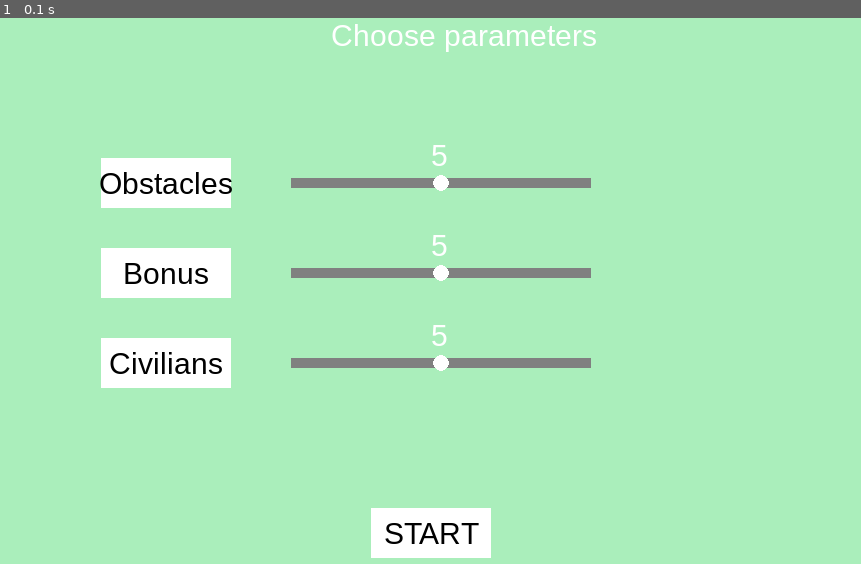
Above: before the commit, frame 1.
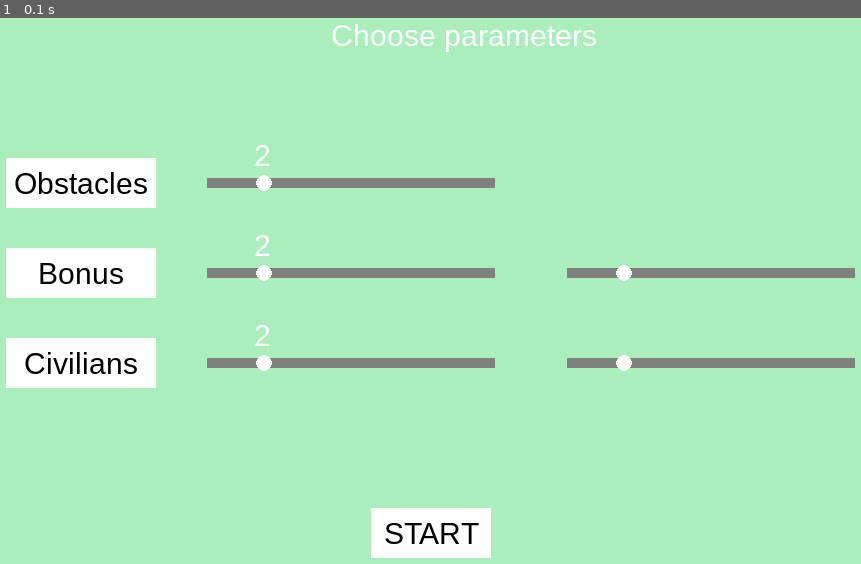
Above: after the commit, the same moment.

Repository: slowdivesun/war-game
Game: pygame game, started from war_game.py
Same seed, same stepped clock (60 frames per second), same inputs: the game is played once before the commit and once after it.
Inputs:
- Up to frame 1 (0.1 s): no input

The runs differ from the first frame. In frame 1, 8.1% of the frame differs, in the area x 0-100%, y 23-68%.

Commit message:
fixed sliders

Diff:
--- a/civilian.py
+++ b/civilian.py
@@ -12,6 +12,7 @@
         screen = pygame.display.get_surface()
         self.area = screen.get_rect()
         self.rect.topleft = x, y
+        self.incident = False  # Sodlier is near this civilian
 
     def rescued(self):
         self.kill()
--- a/sliders.py
+++ b/sliders.py
@@ -1,16 +1,17 @@
 import pygame
 
 disp_width = 900
+disp_height = 600
 
 
 class CivilianSlider:
-    slider_width = 300
+    slider_width = (2 * disp_width / 5) * (4 / 5)
     slider_height = 10
-    slider_x = (disp_width / 2) - (slider_width / 2)
+    slider_x = (disp_width / 5) + (1 * disp_width / 5) - (slider_width / 2)
     slider_y = 350
     slider_min = 0
     slider_max = 10
-    slider_value = 5
+    slider_value = 2
     slider_rect = pygame.Rect(slider_x, slider_y, slider_width, slider_height)
     slider_knob_radius = 8
     slider_knob_x = slider_x + int(
@@ -36,13 +37,13 @@
 
 
 class EnemySlider:
-    slider_width = 300
+    slider_width = (2 * disp_width / 5) * (4 / 5)
     slider_height = 10
-    slider_x = (disp_width / 2) - (slider_width / 2)
+    slider_x = (disp_width / 5) + (1 * disp_width / 5) - (slider_width / 2)
     slider_y = 170
     slider_min = 0
     slider_max = 10
-    slider_value = 5
+    slider_value = 2
     slider_rect = pygame.Rect(slider_x, slider_y, slider_width, slider_height)
     slider_knob_radius = 8
     slider_knob_x = slider_x + int(
@@ -68,13 +69,13 @@
 
 
 class BonusSlider:
-    slider_width = 300
+    slider_width = (2 * disp_width / 5) * (4 / 5)
     slider_height = 10
-    slider_x = (disp_width / 2) - (slider_width / 2)
+    slider_x = (disp_width / 5) + (1 * disp_width / 5) - (slider_width / 2)
     slider_y = 260
     slider_min = 0
     slider_max = 10
-    slider_value = 5
+    slider_value = 2
     slider_rect = pygame.Rect(slider_x, slider_y, slider_width, slider_height)
     slider_knob_radius = 8
     slider_knob_x = slider_x + int(
@@ -97,3 +98,67 @@
         )
 
         return slider_value
+
+
+class BonusTargetSlider:
+    slider_width = (2 * disp_width / 5) * (4 / 5)
+    slider_height = 10
+    slider_x = (3 * disp_width / 5) + (1 * disp_width / 5) - (slider_width / 2)
+    slider_y = 260
+    slider_min = 0
+    slider_max = 10
+    slider_value = 2
+    slider_rect = pygame.Rect(slider_x, slider_y, slider_width, slider_height)
+    slider_knob_radius = 8
+    slider_knob_x = slider_x + int(
+        (slider_value - slider_min) / (slider_max - slider_min) * slider_width
+    )
+    slider_knob_y = slider_y + int(slider_height / 2)
+
+    def __init__(self):
+        pass
+
+    def find_value(self, event):
+        self.slider_knob_x = min(
+            max(event.pos[0], self.slider_x), self.slider_x + self.slider_width
+        )
+        slider_value = round(
+            self.slider_min
+            + (self.slider_max - self.slider_min)
+            * (self.slider_knob_x - self.slider_x)
+            / self.slider_width
+        )
+
+        return slider_value
+
+
+class CivilianTargetSlider:
+    slider_width = (2 * disp_width / 5) * (4 / 5)
+    slider_height = 10
+    slider_x = (3 * disp_width / 5) + (1 * disp_width / 5) - (slider_width / 2)
+    slider_y = 350
+    slider_min = 0
+    slider_max = 10
+    slider_value = 2
+    slider_rect = pygame.Rect(slider_x, slider_y, slider_width, slider_height)
+    slider_knob_radius = 8
+    slider_knob_x = slider_x + int(
+        (slider_value - slider_min) / (slider_max - slider_min) * slider_width
+    )
+    slider_knob_y = slider_y + int(slider_height / 2)
+
+    def __init__(self):
+        pass
+
+    def find_value(self, event):
+        self.slider_knob_x = min(
+            max(event.pos[0], self.slider_x), self.slider_x + self.slider_width
+        )
+        slider_value = round(
+            self.slider_min
+            + (self.slider_max - self.slider_min)
+            * (self.slider_knob_x - self.slider_x)
+            / self.slider_width
+        )
+
+        return slider_value
--- a/war_game.py
+++ b/war_game.py
@@ -5,7 +5,13 @@
 from bomb import Bomb
 from civilian import Civilian
 from bonus import Bonus
-from sliders import CivilianSlider, BonusSlider, EnemySlider
+from sliders import (
+    CivilianSlider,
+    BonusSlider,
+    EnemySlider,
+    CivilianTargetSlider,
+    BonusTargetSlider,
+)
 import random
 from load_image import load_image
 from groups import explosion_group
@@ -67,35 +73,17 @@
 e_slider = EnemySlider()
 c_slider = CivilianSlider()
 b_slider = BonusSlider()
-
-
-def draw_enemy_slider():
-    pygame.draw.rect(DISPLAYSURF, GRAY, e_slider.slider_rect)
+ct_slider = CivilianTargetSlider()
+bt_slider = BonusTargetSlider()
+
+
+def draw_slider(s):
+    pygame.draw.rect(DISPLAYSURF, GRAY, s.slider_rect)
     pygame.draw.circle(
         DISPLAYSURF,
         WHITE,
-        (e_slider.slider_knob_x, e_slider.slider_knob_y),
-        e_slider.slider_knob_radius,
-    )
-
-
-def draw_civilian_slider():
-    pygame.draw.rect(DISPLAYSURF, GRAY, c_slider.slider_rect)
-    pygame.draw.circle(
-        DISPLAYSURF,
-        WHITE,
-        (c_slider.slider_knob_x, c_slider.slider_knob_y),
-        c_slider.slider_knob_radius,
-    )
-
-
-def draw_bonus_slider():
-    pygame.draw.rect(DISPLAYSURF, GRAY, b_slider.slider_rect)
-    pygame.draw.circle(
-        DISPLAYSURF,
-        WHITE,
-        (b_slider.slider_knob_x, b_slider.slider_knob_y),
-        b_slider.slider_knob_radius,
+        (s.slider_knob_x, s.slider_knob_y),
+        s.slider_knob_radius,
     )
 
 
@@ -273,7 +261,7 @@
 def draw_civilians(count):
     civilians = []
     left = 5
-    top = 10 + load_image("enemy.png")[0].get_height() * 0.08
+    top = disp_height - 10 - load_image("enemy.png")[0].get_height() * 0.08
     img_width = load_image("civilian.png")[0].get_width() * 0.05
 
     for i in range(count):
@@ -365,7 +353,7 @@
     bullet_group = pygame.sprite.Group()
     bomb_group = pygame.sprite.Group()
 
-    create_button(550, 10, 120, 50, font, "Quit", 580, 15)
+    # create_button(550, 10, 120, 50, font, "Quit", 580, 15)
 
     game = True
     won = False
@@ -507,6 +495,10 @@
                         enemy.rect.topleft = pos[0] - (enemy.rect.width / 2), pos[1] - (
                             enemy.rect.height / 2
                         )
+        # update bomb target coordinates
+        for b in bomb_group:
+            b.lim_x = soldier.rect.center[0]
+            b.lim_y = soldier.rect.center[1]
 
         # Time Elapsed
         dt = FPS.tick(60)
@@ -515,7 +507,7 @@
         DISPLAYSURF.blit(background, (0, 0))
         allsprites.draw(DISPLAYSURF)
         enemy_group.draw(DISPLAYSURF)
-        # civilian_group.draw(DISPLAYSURF)
+        civilian_group.draw(DISPLAYSURF)
         bullet_group.draw(DISPLAYSURF)
         bomb_group.draw(DISPLAYSURF)
         explosion_group.draw(DISPLAYSURF)
@@ -586,15 +578,45 @@
 
     while True:
         DISPLAYSURF.blit(background, (0, 0))
-        draw_enemy_slider()
-        draw_civilian_slider()
-        draw_bonus_slider()
+        draw_slider(e_slider)
+        draw_slider(c_slider)
+        draw_slider(b_slider)
+        draw_slider(ct_slider)
+        draw_slider(bt_slider)
         button1 = create_button(
             380, 500, 120, 50, pygame.font.SysFont("Arial", 30), "START", 410, 505
         )
-        create_button(110, 150, 130, 50, font, "Obstacles", 114.5, 155)
-        create_button(110, 240, 130, 50, font, "Bonus", 114.5, 155)
-        create_button(110, 330, 130, 50, font, "Civilians", 114.5, 155)
+        menu_btn_width = 150
+        create_button(
+            disp_width / 10 - menu_btn_width / 2,
+            150,
+            menu_btn_width,
+            50,
+            font,
+            "Obstacles",
+            114.5,
+            155,
+        )
+        create_button(
+            disp_width / 10 - menu_btn_width / 2,
+            240,
+            menu_btn_width,
+            50,
+            font,
+            "Bonus",
+            114.5,
+            155,
+        )
+        create_button(
+            disp_width / 10 - menu_btn_width / 2,
+            330,
+            menu_btn_width,
+            50,
+            font,
+            "Civilians",
+            114.5,
+            155,
+        )
         buttons = [button1]  # NOTE: removed button3,button4 from list
         draw_text("Choose parameters", font, (255, 255, 255), 340, 10)
         for event in pygame.event.get():
Binary file changed: data/civilian.png
Binary file added: data/civilian_black.png
Binary file removed: data/coin2.png
